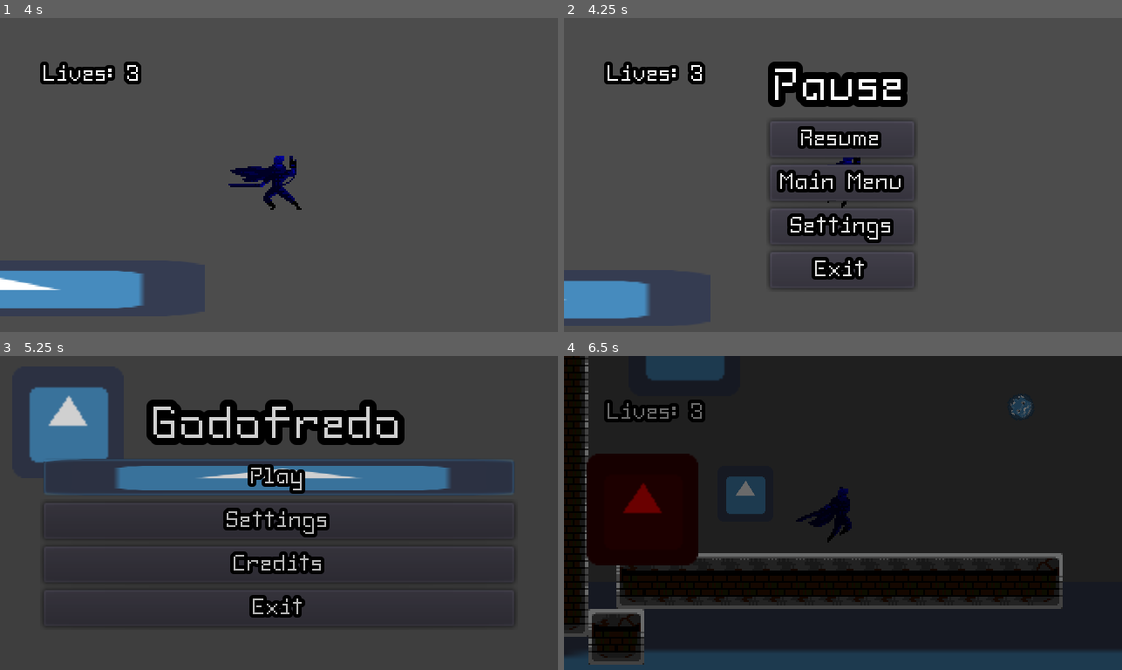
Above: before the commit, frames 1-4 (two rows, left to right).
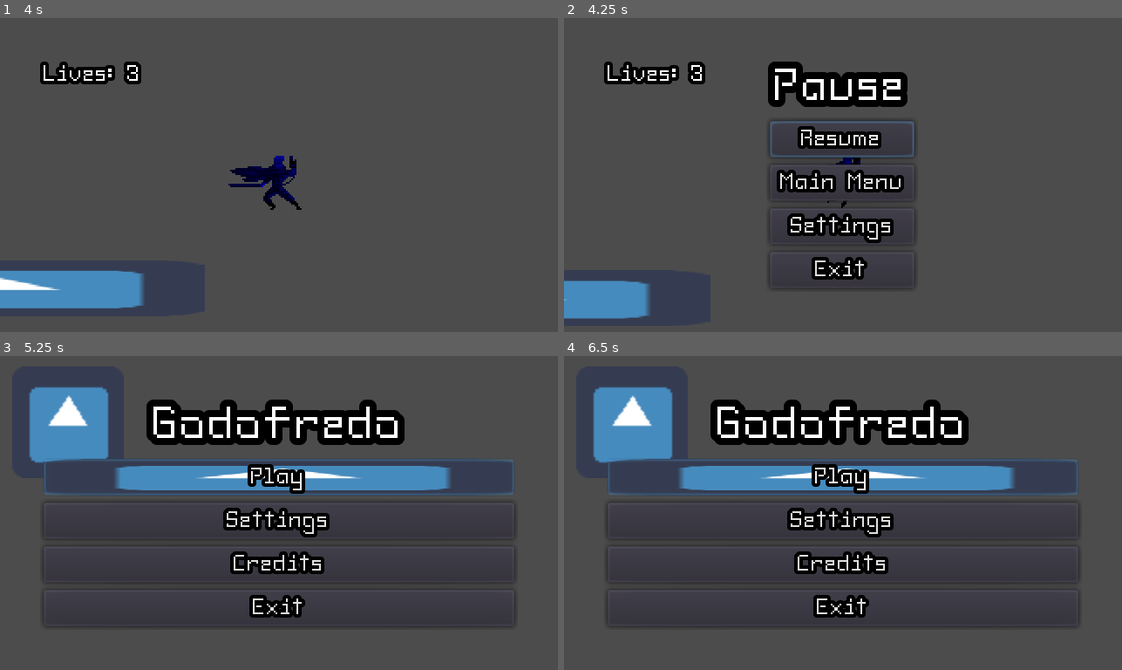
Above: after the commit, the same moments.

Repository: elixs/Godofredo
Game: Godot game, scene res://scenes/main.tscn
Same seed, same stepped clock (60 frames per second), same inputs: the game is played once before the commit and once after it. This scene is started directly instead of the project's main scene. The engine's default icon, where the game draws it, is replaced by a stand-in: a white triangle on a blue panel in a dark square.
Inputs (mouse positions are in pixels of both pictures, inside the frame that each line leads up to):
- Up to frame 1 (4 s): move the mouse to (401, 159) at 0.52 s; hold D (move_right) 0.53-2.03 s; click (401, 159) at 0.6 s; tap Space (jump) at 0.77, 1.52, 3.02, 3.77 s; move the mouse to (167, 190) at 1.27 s; tap Keypad 0 (next_level) at 1.35, 2.85 s; move the mouse to (334, 105) at 2.02 s; hold A (move_left) 2.03-2.78 s; click (334, 105) at 2.1 s; move the mouse to (251, 237) at 2.77 s; hold D (move_right) from 2.78 s (still down); move the mouse to (446, 222) at 3.52 s; click (446, 222) at 3.6 s
- Up to frame 2 (4.25 s): keep holding D (move_right); tap Escape (pause) at 4.15 s
- Up to frame 3 (5.25 s): release D (move_right) at 4.25 s; click "Main Menu" at 4.25 s; click "Play" at 5 s
- Up to frame 4 (6.5 s): click "Play" at 5.75 s

Frame 1 is identical in both runs. In frame 2, 0.3% of the frame differs, in the area x 36-63%, y 32-45%; in frame 3, 9.0%; in frame 4, 97%, in the area x 0-100%, y 0-100%.
Error after the commit: Parse Error: Expected identifier as member (res://scenes/ui/main_menu.gd:18)

Commit message:
added focus control and test focus scene

Diff:
--- a/project.godot
+++ b/project.godot
@@ -69,6 +69,20 @@
 
 [input]
 
+ui_up={
+"deadzone": 0.5,
+"events": [ Object(InputEventKey,"resource_local_to_scene":false,"resource_name":"","device":0,"alt":false,"shift":false,"control":false,"meta":false,"command":false,"pressed":false,"scancode":16777232,"physical_scancode":0,"unicode":0,"echo":false,"script":null)
+, Object(InputEventJoypadButton,"resource_local_to_scene":false,"resource_name":"","device":0,"button_index":12,"pressure":0.0,"pressed":false,"script":null)
+, Object(InputEventJoypadMotion,"resource_local_to_scene":false,"resource_name":"","device":0,"axis":1,"axis_value":-1.0,"script":null)
+ ]
+}
+ui_down={
+"deadzone": 0.5,
+"events": [ Object(InputEventKey,"resource_local_to_scene":false,"resource_name":"","device":0,"alt":false,"shift":false,"control":false,"meta":false,"command":false,"pressed":false,"scancode":16777234,"physical_scancode":0,"unicode":0,"echo":false,"script":null)
+, Object(InputEventJoypadButton,"resource_local_to_scene":false,"resource_name":"","device":0,"button_index":13,"pressure":0.0,"pressed":false,"script":null)
+, Object(InputEventJoypadMotion,"resource_local_to_scene":false,"resource_name":"","device":0,"axis":1,"axis_value":1.0,"script":null)
+ ]
+}
 move_right={
 "deadzone": 0.5,
 "events": [ Object(InputEventKey,"resource_local_to_scene":false,"resource_name":"","device":0,"alt":false,"shift":false,"control":false,"meta":false,"command":false,"pressed":false,"scancode":0,"physical_scancode":68,"unicode":0,"echo":false,"script":null)
--- /dev/null
+++ b/scenes/test_focus.gd
@@ -0,0 +1,7 @@
+extends MarginContainer
+
+
+onready var button: Button = $HBoxContainer/VBoxContainer/Button
+
+func _ready() -> void:
+	button.grab_focus()
--- /dev/null
+++ b/scenes/test_focus.tscn
@@ -0,0 +1,134 @@
+[gd_scene load_steps=2 format=2]
+
+[ext_resource path="res://scenes/test_focus.gd" type="Script" id=1]
+
+[node name="TestFocus" type="MarginContainer"]
+anchor_right = 1.0
+anchor_bottom = 1.0
+script = ExtResource( 1 )
+
+[node name="HBoxContainer" type="HBoxContainer" parent="."]
+margin_left = 25.0
+margin_top = 25.0
+margin_right = 295.0
+margin_bottom = 155.0
+
+[node name="VBoxContainer" type="VBoxContainer" parent="HBoxContainer"]
+margin_right = 40.0
+margin_bottom = 130.0
+
+[node name="Button" type="Button" parent="HBoxContainer/VBoxContainer"]
+margin_right = 40.0
+margin_bottom = 40.0
+size_flags_horizontal = 3
+size_flags_vertical = 3
+text = "test"
+
+[node name="Left" type="Button" parent="HBoxContainer/VBoxContainer"]
+margin_top = 44.0
+margin_right = 40.0
+margin_bottom = 85.0
+size_flags_horizontal = 3
+size_flags_vertical = 3
+text = "test"
+
+[node name="Button3" type="Button" parent="HBoxContainer/VBoxContainer"]
+margin_top = 89.0
+margin_right = 40.0
+margin_bottom = 130.0
+size_flags_horizontal = 3
+size_flags_vertical = 3
+text = "test"
+
+[node name="VBoxContainer2" type="VBoxContainer" parent="HBoxContainer"]
+margin_left = 44.0
+margin_right = 84.0
+margin_bottom = 130.0
+
+[node name="Button" type="Button" parent="HBoxContainer/VBoxContainer2"]
+margin_right = 40.0
+margin_bottom = 29.0
+size_flags_horizontal = 3
+size_flags_vertical = 3
+text = "test"
+
+[node name="Button2" type="Button" parent="HBoxContainer/VBoxContainer2"]
+margin_top = 33.0
+margin_right = 40.0
+margin_bottom = 63.0
+focus_neighbour_left = NodePath("../../VBoxContainer4/Bottom")
+size_flags_horizontal = 3
+size_flags_vertical = 3
+text = "test"
+
+[node name="Button3" type="Button" parent="HBoxContainer/VBoxContainer2"]
+margin_top = 67.0
+margin_right = 40.0
+margin_bottom = 96.0
+size_flags_horizontal = 3
+size_flags_vertical = 3
+text = "test"
+
+[node name="Button4" type="Button" parent="HBoxContainer/VBoxContainer2"]
+margin_top = 100.0
+margin_right = 40.0
+margin_bottom = 130.0
+size_flags_horizontal = 3
+size_flags_vertical = 3
+text = "test"
+
+[node name="VBoxContainer3" type="VBoxContainer" parent="HBoxContainer"]
+margin_left = 88.0
+margin_right = 128.0
+margin_bottom = 130.0
+
+[node name="Button" type="Button" parent="HBoxContainer/VBoxContainer3"]
+margin_right = 40.0
+margin_bottom = 40.0
+size_flags_horizontal = 3
+size_flags_vertical = 3
+text = "test"
+
+[node name="Button2" type="Button" parent="HBoxContainer/VBoxContainer3"]
+margin_top = 44.0
+margin_right = 40.0
+margin_bottom = 85.0
+size_flags_horizontal = 3
+size_flags_vertical = 3
+text = "test"
+
+[node name="Button3" type="Button" parent="HBoxContainer/VBoxContainer3"]
+margin_top = 89.0
+margin_right = 40.0
+margin_bottom = 130.0
+size_flags_horizontal = 3
+size_flags_vertical = 3
+text = "test"
+
+[node name="VBoxContainer4" type="VBoxContainer" parent="HBoxContainer"]
+margin_left = 132.0
+margin_right = 172.0
+margin_bottom = 130.0
+
+[node name="Button" type="Button" parent="HBoxContainer/VBoxContainer4"]
+margin_right = 40.0
+margin_bottom = 40.0
+size_flags_horizontal = 3
+size_flags_vertical = 3
+text = "test"
+
+[node name="Button2" type="Button" parent="HBoxContainer/VBoxContainer4"]
+margin_top = 44.0
+margin_right = 40.0
+margin_bottom = 85.0
+size_flags_horizontal = 3
+size_flags_vertical = 3
+text = "test"
+
+[node name="Bottom" type="Button" parent="HBoxContainer/VBoxContainer4"]
+margin_top = 89.0
+margin_right = 40.0
+margin_bottom = 130.0
+size_flags_horizontal = 3
+size_flags_vertical = 3
+text = "test"
--- a/scenes/ui/main_menu.gd
+++ b/scenes/ui/main_menu.gd
@@ -12,6 +12,12 @@
 	settings.connect("pressed", self, "_on_settings_pressed")
 	credits.connect("pressed", self, "_on_credits_pressed")
 	exit.connect("pressed", self, "_on_exit_pressed")
+
+	play.grab_focus()
+
+	get_tree().
+
+	exit.release_focus()
 
 
 func _on_play_pressed():
--- a/scenes/ui/pause_menu.gd
+++ b/scenes/ui/pause_menu.gd
@@ -19,6 +19,8 @@
 	if event.is_action_pressed("pause"):
 		visible = !visible
 		get_tree().paused = visible
+		if visible:
+			resume.grab_focus()
 
 
 func _on_resume_pressed():
